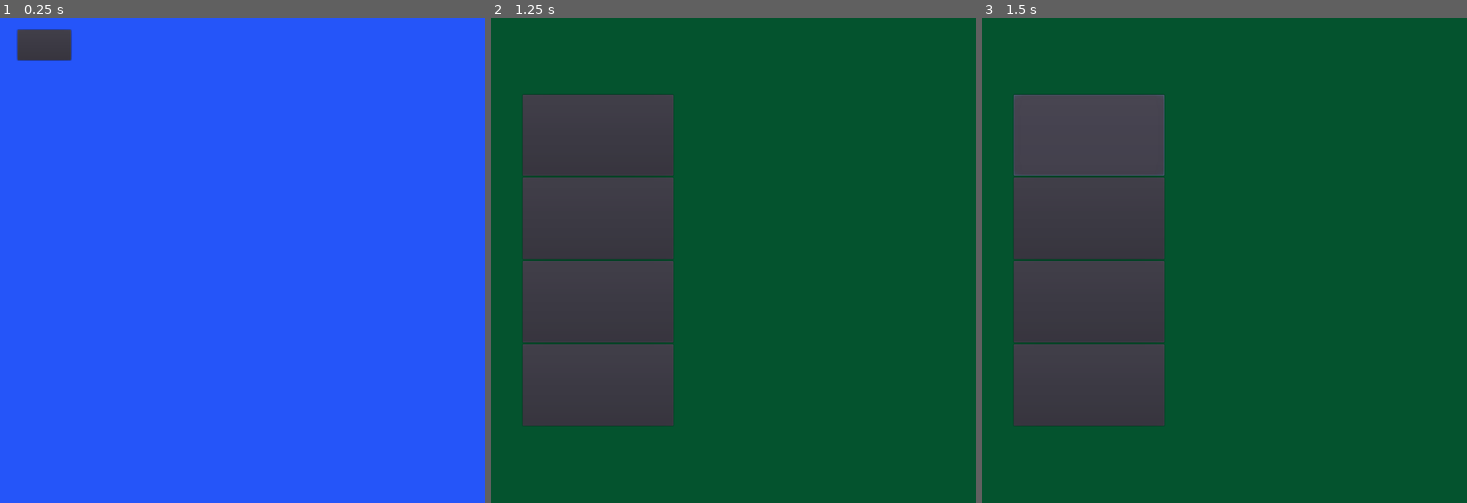
Above: before the commit, frames 1-3 (left to right).
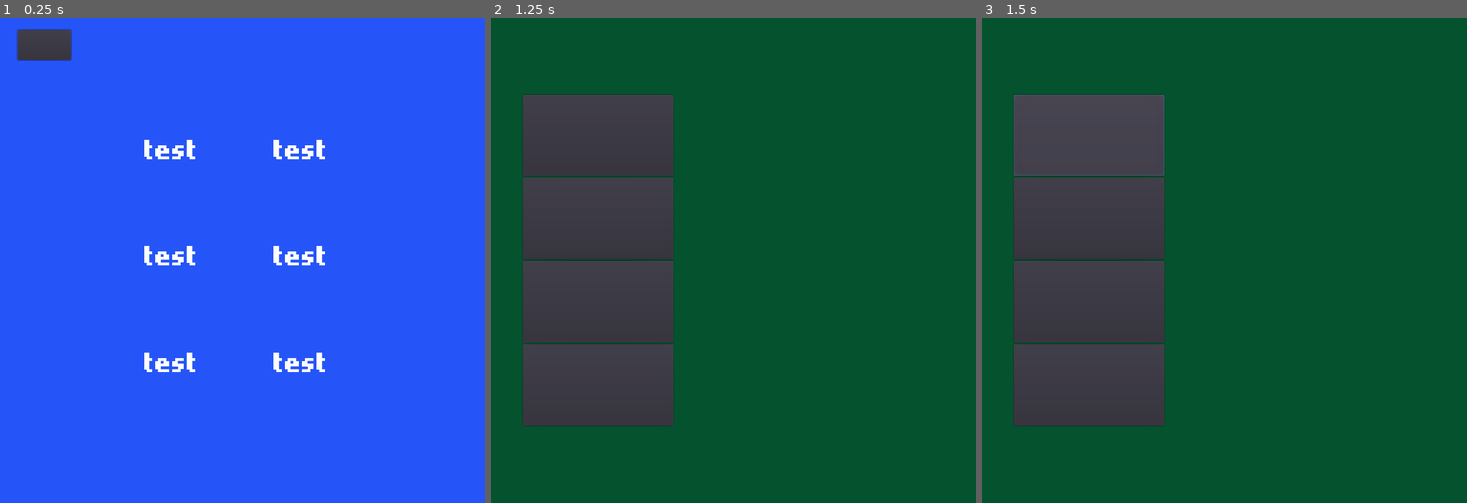
Above: after the commit, the same moments.

Repository: UPDCS192Group4/PusoyDosOnline
Game: Godot game, scene res://Leaderboards.tscn
Same seed, same stepped clock (60 frames per second), same inputs: the game is played once before the commit and once after it. This scene is started directly instead of the project's main scene.
Inputs:
- Up to frame 1 (0.25 s): no input
- Up to frame 2 (1.25 s): click "HOME" at 0.5 s
- Up to frame 3 (1.5 s): click "PLAY" at 1.25 s

The runs differ from the first frame. In frame 1, 1.3% of the frame differs, in the area x 29-67%, y 25-73%; in frame 2, nothing differs; in frame 3, nothing differs.
Error after the commit: Unable to iterate on object of type 'Nil'. (res://Leaderboards.gd:27)

Commit message:
Working leaderboards

Diff:
--- a/project/Leaderboards.gd
+++ b/project/Leaderboards.gd
@@ -2,7 +2,29 @@
 
 func _ready():
 	pass # Replace with function body.
+	$Error_message.hide()
+	_get_leaderboards()
+
+func _get_leaderboards():
+	print('part1')
+	var url = URLs.leaderboards
+	$LeaderboardsRequest.connect("request_completed", self, "_get_request_completed")
+	print('part2')
+	var error = $LeaderboardsRequest.request(url)
+	if error != OK:
+		push_error("An error occurred when querying the leaderboards!")
+		$Error_message.show()
+	print('part3')
 
 func _on_Button_pressed():
 	yield(get_tree().create_timer(0.5), "timeout")
 	get_tree().change_scene("res://Home.tscn")
+
+func _get_request_completed(result,response_code,header,body):
+	print('part4')
+	var response = parse_json(body.get_string_from_utf8())
+	var counter = 0
+	for i in response:
+		$boards.get_child(counter).get_node("name").text = i
+		$boards.get_child(counter).get_node("score").text = str(response[i])
+		counter+=1
--- a/project/Leaderboards.tscn
+++ b/project/Leaderboards.tscn
@@ -1,7 +1,13 @@
-[gd_scene load_steps=3 format=2]
+[gd_scene load_steps=6 format=2]
 
 [ext_resource path="res://assets/fonts/home_dynamicfont.tres" type="DynamicFont" id=1]
 [ext_resource path="res://Leaderboards.gd" type="Script" id=2]
+[ext_resource path="res://assets/fonts/nokiafc22.ttf" type="DynamicFontData" id=3]
+[ext_resource path="res://assets/fonts/leaderboardsfont.tres" type="DynamicFont" id=4]
+
+[sub_resource type="DynamicFont" id=1]
+size = 60
+font_data = ExtResource( 3 )
 
 [node name="Control" type="Control"]
 anchor_right = 1.0
@@ -38,4 +44,107 @@
 "_edit_use_anchors_": false
 }
 
+[node name="LeaderboardsRequest" type="HTTPRequest" parent="."]
+
+[node name="Error_message" type="Label" parent="."]
+visible = false
+margin_left = 120.0
+margin_top = 198.0
+margin_right = 927.0
+margin_bottom = 339.0
+custom_fonts/font = SubResource( 1 )
+text = "! CANNOT BE LOADED !"
+
+[node name="boards" type="VBoxContainer" parent="."]
+margin_left = 228.0
+margin_top = 171.0
+margin_right = 769.0
+margin_bottom = 841.0
+__meta__ = {
+"_edit_use_anchors_": false
+}
+
+[node name="player1" type="HBoxContainer" parent="boards"]
+margin_right = 541.0
+margin_bottom = 220.0
+size_flags_horizontal = 3
+size_flags_vertical = 3
+
+[node name="name" type="Label" parent="boards/player1"]
+margin_right = 268.0
+margin_bottom = 220.0
+size_flags_horizontal = 3
+size_flags_vertical = 7
+custom_fonts/font = ExtResource( 4 )
+text = "test"
+align = 1
+valign = 1
+
+[node name="score" type="Label" parent="boards/player1"]
+margin_left = 272.0
+margin_right = 541.0
+margin_bottom = 220.0
+size_flags_horizontal = 3
+size_flags_vertical = 7
+custom_fonts/font = ExtResource( 4 )
+text = "test"
+align = 1
+valign = 1
+
+[node name="player2" type="HBoxContainer" parent="boards"]
+margin_top = 224.0
+margin_right = 541.0
+margin_bottom = 445.0
+size_flags_horizontal = 3
+size_flags_vertical = 3
+
+[node name="name" type="Label" parent="boards/player2"]
+margin_right = 268.0
+margin_bottom = 221.0
+size_flags_horizontal = 3
+size_flags_vertical = 7
+custom_fonts/font = ExtResource( 4 )
+text = "test"
+align = 1
+valign = 1
+
+[node name="score" type="Label" parent="boards/player2"]
+margin_left = 272.0
+margin_right = 541.0
+margin_bottom = 221.0
+size_flags_horizontal = 3
+size_flags_vertical = 7
+custom_fonts/font = ExtResource( 4 )
+text = "test"
+align = 1
+valign = 1
+
+[node name="player3" type="HBoxContainer" parent="boards"]
+margin_top = 449.0
+margin_right = 541.0
+margin_bottom = 670.0
+size_flags_horizontal = 3
+size_flags_vertical = 3
+
+[node name="name" type="Label" parent="boards/player3"]
+margin_right = 268.0
+margin_bottom = 221.0
+size_flags_horizontal = 3
+size_flags_vertical = 7
+custom_fonts/font = ExtResource( 4 )
+text = "test"
+align = 1
+valign = 1
+
+[node name="score" type="Label" parent="boards/player3"]
+margin_left = 272.0
+margin_right = 541.0
+margin_bottom = 221.0
+size_flags_horizontal = 3
+size_flags_vertical = 7
+custom_fonts/font = ExtResource( 4 )
+text = "test"
+align = 1
+valign = 1
+
 [connection signal="pressed" from="Button" to="." method="_on_Button_pressed"]
--- /dev/null
+++ b/project/assets/fonts/leaderboardsfont.tres
@@ -0,0 +1,7 @@
+[gd_resource type="DynamicFont" load_steps=2 format=2]
+
+[ext_resource path="res://assets/fonts/nokiafc22.ttf" type="DynamicFontData" id=1]
+
+[resource]
+size = 48
+font_data = ExtResource( 1 )
--- a/project/singletons/URLs.gd
+++ b/project/singletons/URLs.gd
@@ -3,6 +3,8 @@
 var url = "http://localhost:8000" # modify upon deployment
 var register = url + "/api/register/"
 var login = url + "/api/token/"
+
+var leaderboards = url + "/leaderboards"
 
 func _ready():
 	pass # Replace with function body.
Not shown, changed: server/PusoyDosOnline/PusoyDosOnline/urls.py
Not shown, changed: server/PusoyDosOnline/PusoyDosServer/migrations/0001_initial.py
Not shown, removed: server/PusoyDosOnline/PusoyDosServer/migrations/0002_remove_user_first_name_remove_user_last_name.py
Not shown, added: server/PusoyDosOnline/PusoyDosServer/urls.py
Not shown, changed: server/PusoyDosOnline/PusoyDosServer/views.py
